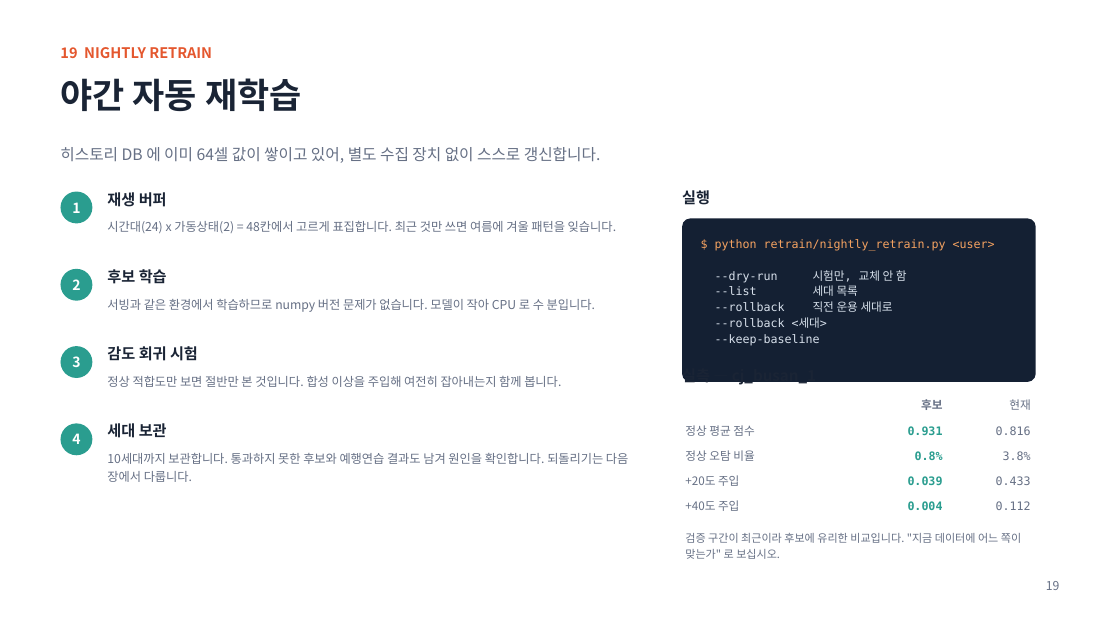
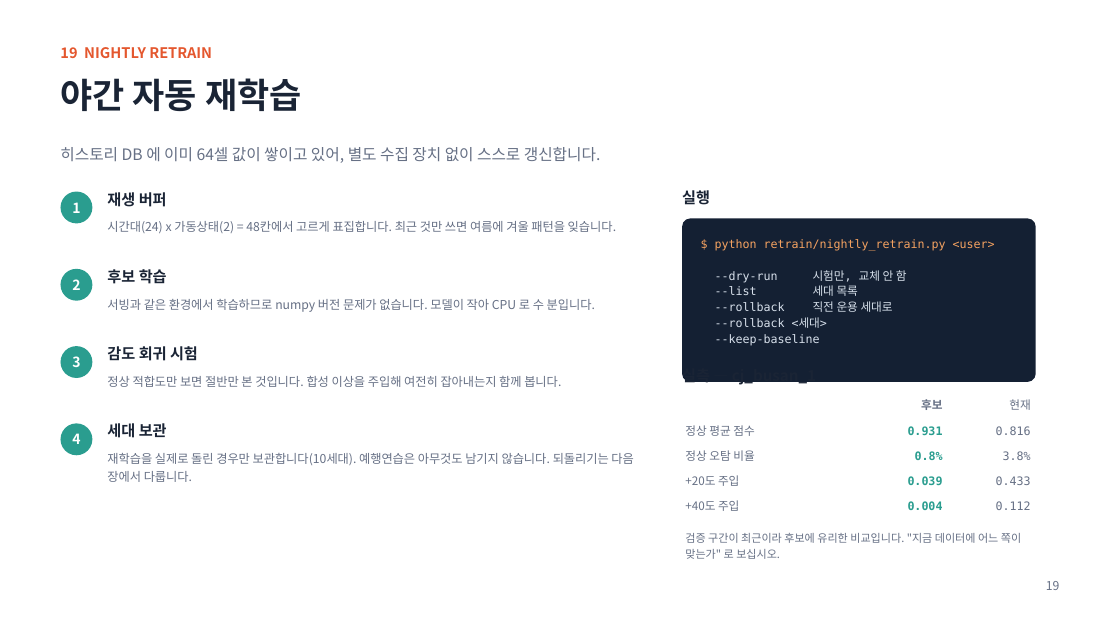
Before and after one commit to oskwon65/MultiModal_FireCam, a slide deck: slide 20 of 멀티모달_화재감지_모니터링_설치매뉴얼.pptx. Drawn at 1120x630 pixels with LibreOffice and Linux fonts; fonts in the diff are those of the drawing. Boxes give left, top, right and bottom in pixels: in the first picture for what was removed or moved away, otherwise in the second. Text is boxed around its words. In the diff, an @@ line names an element or a change of style, - is before the commit and + after.

```diff
--- a/멀티모달_화재감지_모니터링_설치매뉴얼.pptx
+++ b/멀티모달_화재감지_모니터링_설치매뉴얼.pptx
@@ text at (x1=107, y1=453, x2=633, y2=482): text changed @@
-10세대까지 보관합니다. 통과하지 못한 후보와 예행연습 결과도 남겨 원인을 확인합니다. 되돌리기는 다음 장에서 다룹니다.
+재학습을 실제로 돌린 경우만 보관합니다(10세대). 예행연습은 아무것도 남기지 않습니다. 되돌리기는 다음 장에서 다룹니다.
```
Also in this commit, not shown: 1 other slide changed, 4 other files.
